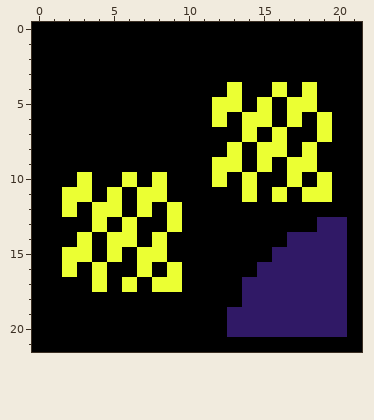
Two versions of one pixel-art sprite, test/testdata/composite.png. The first picture shows the starting point.
The file is 22x22 pixels.
After:
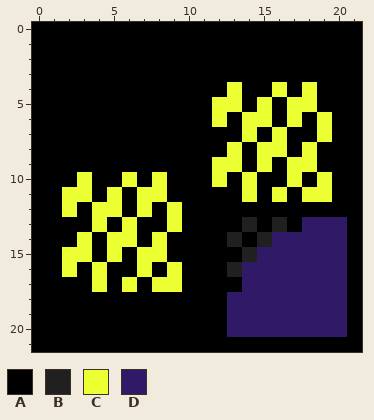
Palette (. is transparent): A #000000  B #202020  C #ebff33  D #301966
Diff:
y 13: x 14 A -> B; x 16 A -> B; x 18 A -> D
y 14: x 13 A -> B; x 15..16 AA -> BD
y 15: x 14..15 AA -> BD
y 16: x 13..14 AA -> BD
y 18: x 13 A -> D
Where, in picture pixels (left, top, right, bottom), the same in both pictures:
changed: (227, 217, 317, 307)
